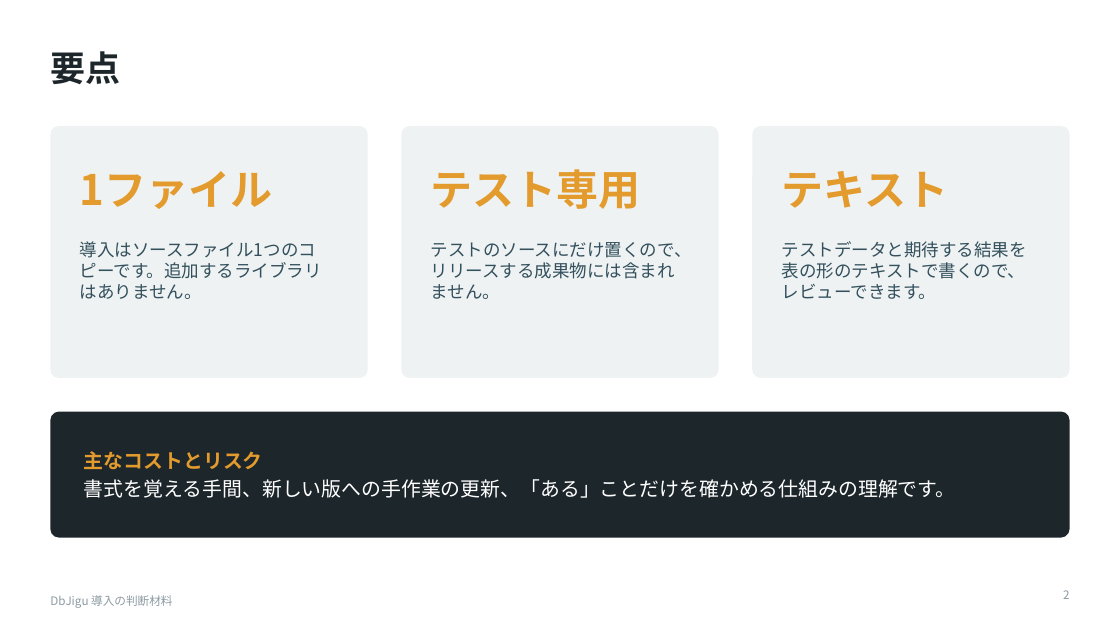
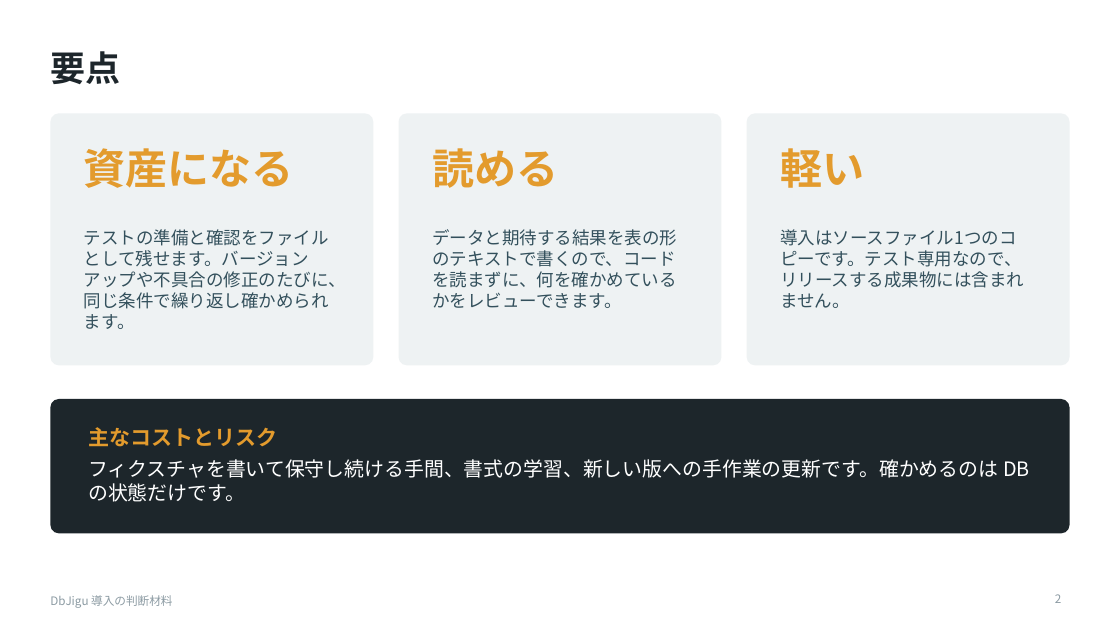
Before and after one commit to raindrop-aqua/java-test-toolbelt, a slide deck: slide 2 of docs/slides/dbjigu-for-managers.pptx. Drawn at 1120x630 pixels with LibreOffice and Linux fonts; fonts in the diff are those of the drawing. Boxes give left, top, right and bottom in pixels: in the first picture for what was removed or moved away, otherwise in the second. Text is boxed around its words. In the diff, an @@ line names an element or a change of style, - is before the commit and + after.

```diff
--- a/docs/slides/dbjigu-for-managers.pptx
+++ b/docs/slides/dbjigu-for-managers.pptx
@@ rounded rectangle: place and size @@
-rounded rectangle at [50,126,368,378]
+rounded rectangle at [50,113,373,365]
@@ rounded rectangle: place and size @@
-rounded rectangle at [402,126,719,378]
+rounded rectangle at [398,113,721,365]
@@ rounded rectangle: place and size @@
-rounded rectangle at [753,126,1070,378]
+rounded rectangle at [747,113,1070,365]
@@ text at [84,148,294,188]: text changed; size 15 to 36 pt; text colour #33505C to #E39B2D; bold on @@
-導入はソースファイル1つのコピーです。追加するライブラリはありません。
+資産になる
@@ text added at [432,148,558,188], 36 pt, text #E39B2D, bold @@
+読める
@@ text added at [780,148,864,188], 36 pt, text #E39B2D, bold @@
+軽い
@@ text removed at [80,171,273,209] @@
-1ファイル
@@ text removed at [431,169,641,209] @@
-テスト専用
@@ text removed at [782,171,949,208] @@
-テキスト
@@ text added at [84,229,346,329], 15 pt, text #33505C @@
+テストの準備と確認をファイルとして残せます。バージョンアップや不具合の修正のたびに、同じ条件で繰り返し確かめられます。
@@ text at [432,229,677,308]: text changed @@
-テストデータと期待する結果を表の形のテキストで書くので、レビューできます。
+データと期待する結果を表の形のテキストで書くので、コードを読まずに、何を確かめているかをレビューできます。
@@ text at [780,229,1024,308]: text changed @@
-テストのソースにだけ置くので、リリースする成果物には含まれません。
+導入はソースファイル1つのコピーです。テスト専用なので、リリースする成果物には含まれません。
@@ rounded rectangle: place and size @@
-rounded rectangle at [50,412,1070,538]
+rounded rectangle at [50,399,1070,534]
@@ rounded rectangle at [50,399,1070,534]: proportions changed @@
@@ text at [88,427,277,447]: size 17 to 18 pt in "主なコストとリスク"; more space between paragraphs @@
@@ text "主なコストとリスク": place and size @@
-text "主なコストとリスク" at [84,451,956,498]
+text "主なコストとリスク" at [88,427,1030,502]
@@ text "主なコストとリスク" at [88,427,1030,502]: vertical alignment middle to top @@
@@ text at [88,459,1030,502]: text changed @@
-書式を覚える手間、新しい版への手作業の更新、「ある」ことだけを確かめる仕組みの理解です。
+フィクスチャを書いて保守し続ける手間、書式の学習、新しい版への手作業の更新です。確かめるのは DB の状態だけです。
@@ page number: place and size @@
-page number at [1063,590,1069,599]
+page number at [1055,594,1061,603]
```
Also in this commit, not shown: 8 other slides changed, 6 slides added, 1 slide removed, 1 other file.
